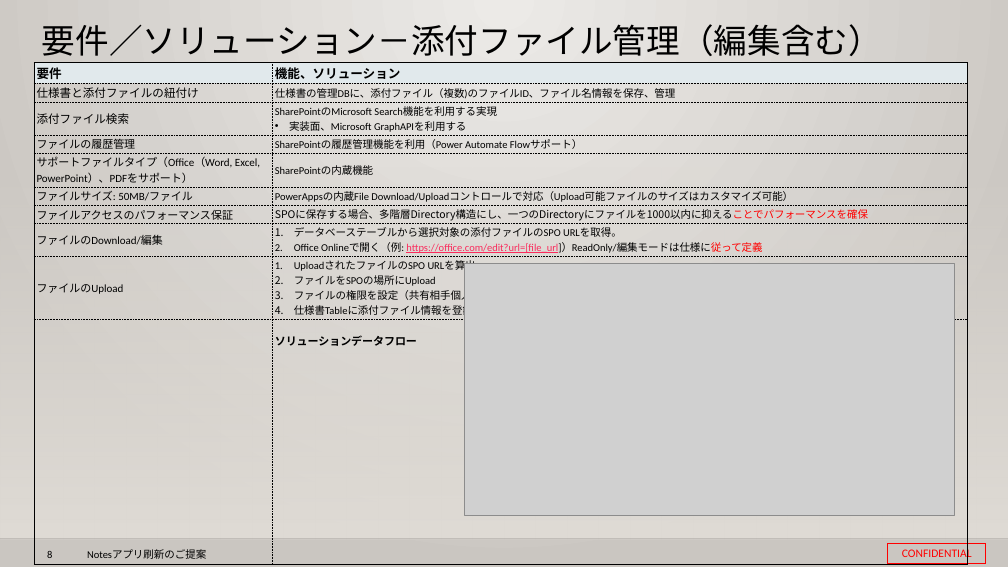
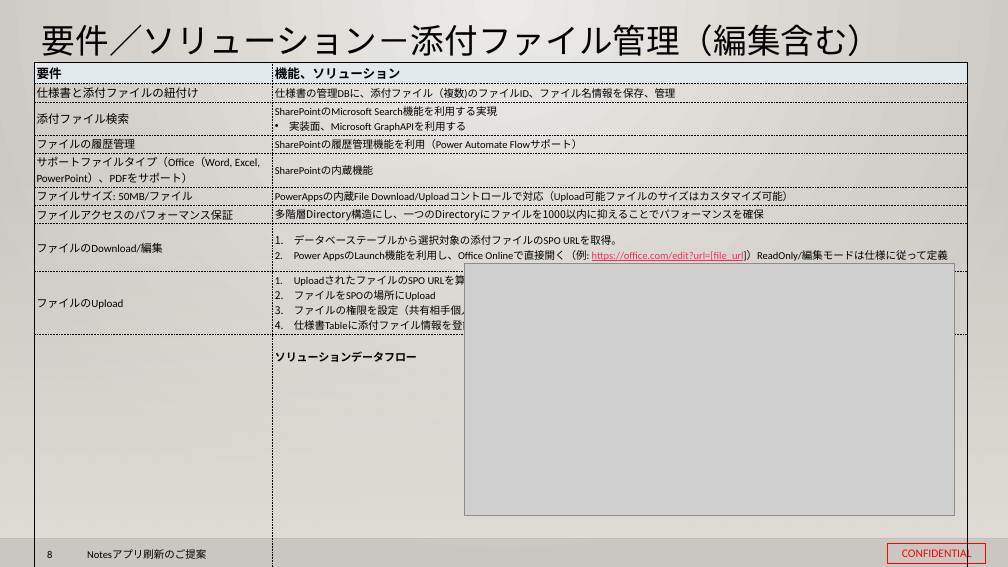
Before and after one commit to 0494938/Notes--CMS-Online, a slide deck: slide 8 of Notesアプリ刷新プロジェクト提案見積もり.pptx. Drawn at 1008x567 pixels with LibreOffice and Linux fonts; fonts in the diff are those of the drawing; grey boxes stand for pictures; background and template pictures are left out. Boxes give left, top, right and bottom in pixels: in the first picture for what was removed or moved away, otherwise in the second. Text is boxed around its words. In the diff, an @@ line names an element or a change of style, - is before the commit and + after.

```diff
--- a/Notesアプリ刷新プロジェクト提案見積もり.pptx
+++ b/Notesアプリ刷新プロジェクト提案見積もり.pptx
@@ table at box(34, 63, 967, 520) @@
-row 7, column 2: SPOに保存する場合、多階層Directory構造にし、一つのDirectoryにファイルを1000以内に抑えることでパフォーマンスを確保
+row 7, column 2: 多階層Directory構造にし、一つのDirectoryにファイルを1000以内に抑えることでパフォーマンスを確保
-row 8, column 2: データベーステーブルから選択対象の添付ファイルのSPO URLを取得。 / Office Onlineで開く（例: https://office.com/edit?url=[file_url]）ReadOnly/編集モードは仕様に従って定義
+row 8, column 2: データベーステーブルから選択対象の添付ファイルのSPO URLを取得。 / Power AppsのLaunch機能を利用し、Office Onlineで直接開く（例: https://office.com/edit?url=[file_url]）ReadOnly/編集モードは仕様に従って定義
```
Also in this commit, not shown: 7 other slides changed, 1 other file.
